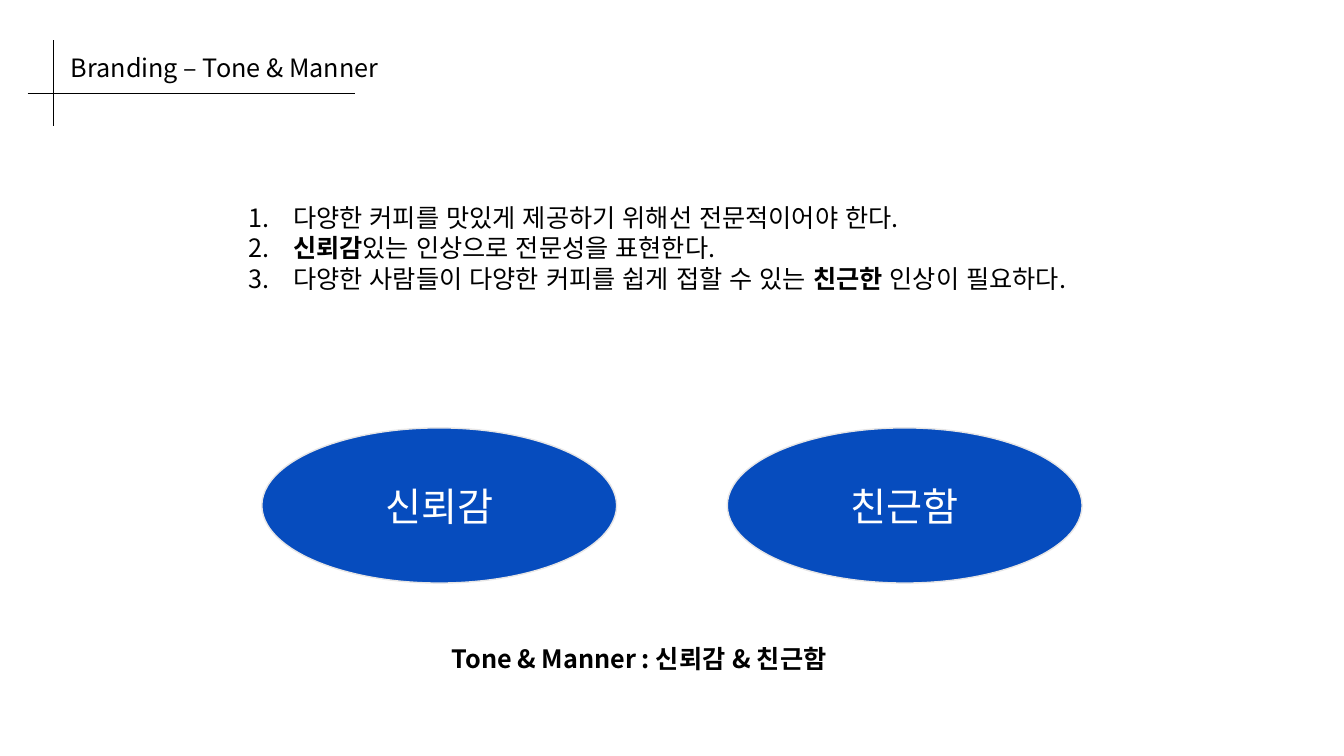
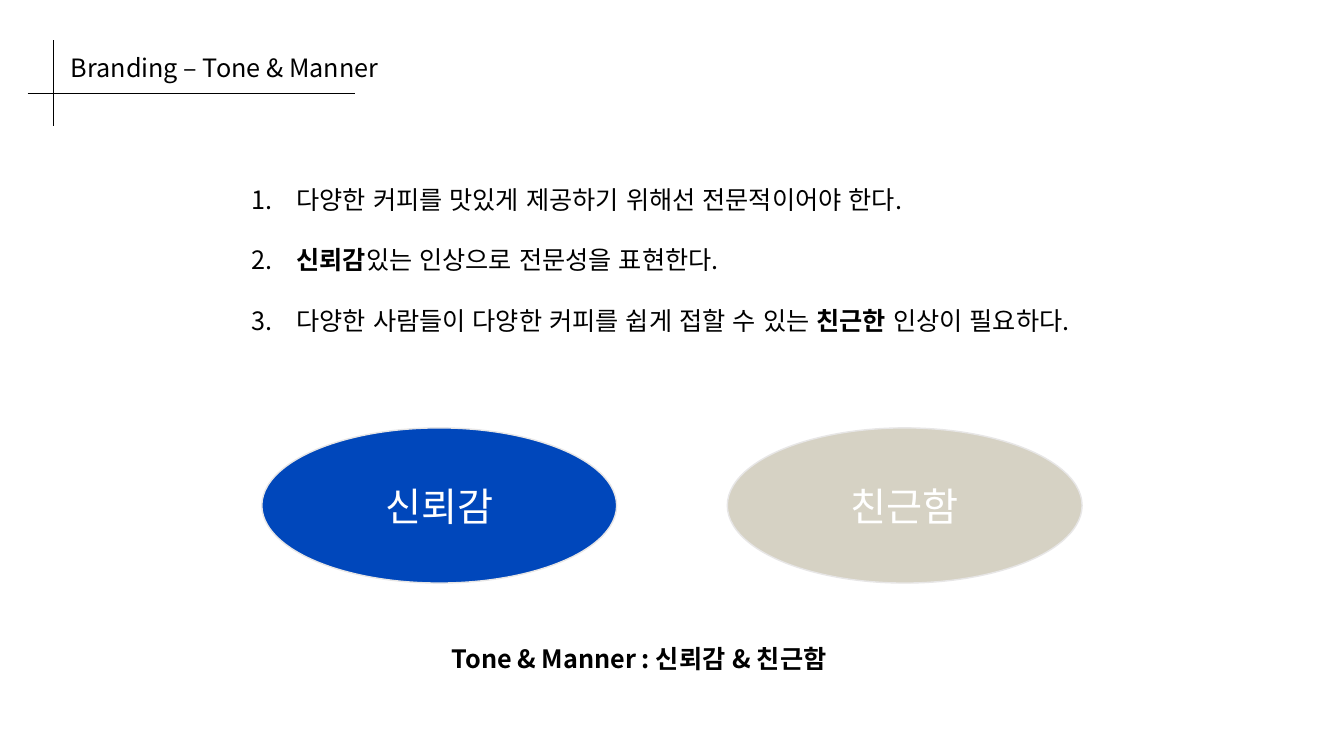
Before and after one commit to Coffee-Street/Document, a slide deck: slide 6 of assets/Planning/0_coffee_street.pptx (slide 3 before the commit). Drawn at 1344x756 pixels with LibreOffice and Linux fonts; fonts in the diff are those of the drawing. Boxes give left, top, right and bottom in pixels: in the first picture for what was removed or moved away, otherwise in the second. Text is boxed around its words. In the diff, an @@ line names an element or a change of style, - is before the commit and + after.

```diff
--- a/assets/Planning/0_coffee_street.pptx
+++ b/assets/Planning/0_coffee_street.pptx
@@ text "다양한 커피를 맛있게 제공하기 위해선 ..." rewrapped from box(293, 206, 1066, 290) to box(296, 188, 1070, 332) @@
@@ ellipse "친근함" at box(728, 429, 1083, 584): fill #064CBE to #D6D2C4 @@
```
Also in this commit, not shown: 5 other slides changed, 12 slides added, 9 slides removed, 32 other files.
